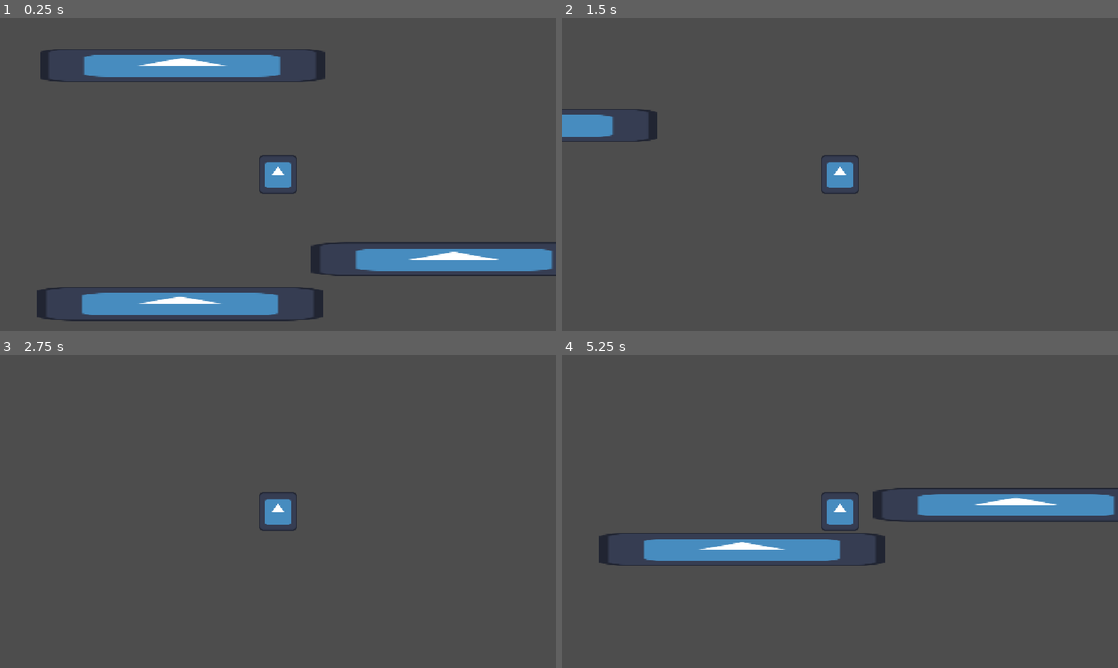
Above: before the commit, frames 1-4 (two rows, left to right).
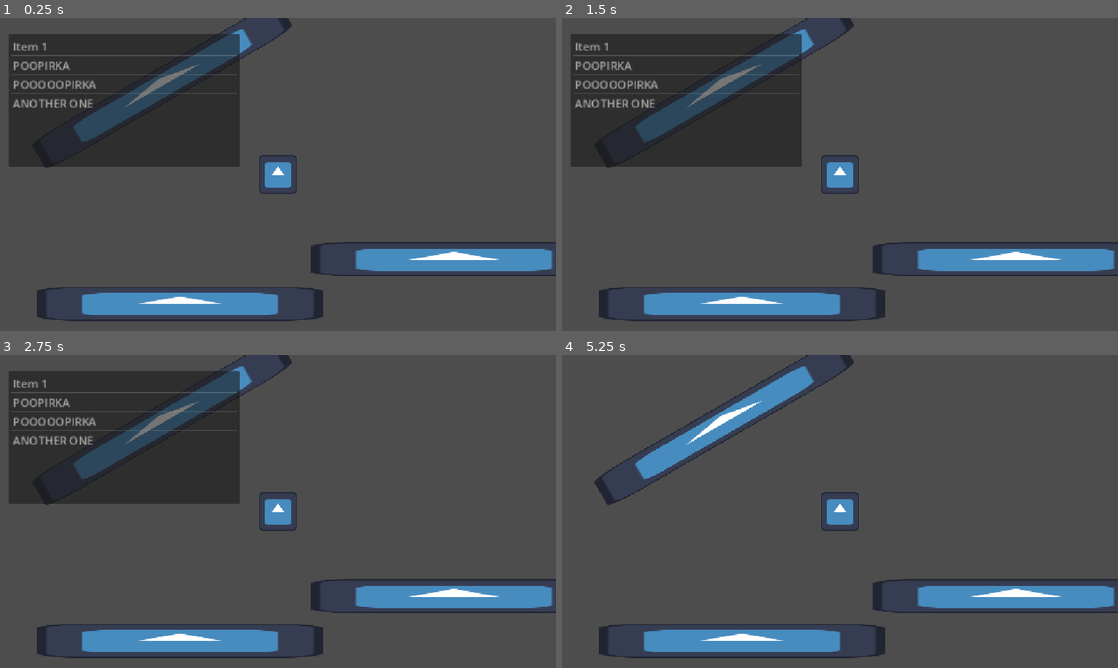
Above: after the commit, the same moments.

Repository: KosSashaHelloWorld/hello-world-4
Game: Godot game, scene res://labirinth.tscn
Same seed, same stepped clock (60 frames per second), same inputs: the game is played once before the commit and once after it. The engine's default icon, where the game draws it, is replaced by a stand-in: a white triangle on a blue panel in a dark square.
Inputs:
- Up to frame 1 (0.25 s): no input
- Up to frame 2 (1.5 s): tap Enter at 0.5 s; hold Right (ui_right) 0.53-1.28 s; hold Down (ui_down) from 1.28 s (still down)
- Up to frame 3 (2.75 s): tap Space at 2 s; release Down (ui_down) at 2.03 s; hold Right (ui_right) from 2.03 s (still down)
- Up to frame 4 (5.25 s): tap Enter at 2.75 s; release Right (ui_right) at 2.78 s; hold Up (ui_up) 2.78-3.53 s; tap Space at 3.5 s; hold Left (ui_left) 3.53-5.03 s; tap E (toggle_inventory, bound only after the commit) at 4.15 s; hold Down (ui_down) from 5.03 s (still down)

The runs differ from the first frame. In frame 1, 18% of the frame differs, in the area x 1-59%, y 0-48%; in frame 2, 23%; in frame 3, 23%, in the area x 1-100%, y 0-97%; in frame 4, 16%.

Commit message:
Added inventory buttons

Diff:
--- /dev/null
+++ b/Inventory.tscn
@@ -0,0 +1,22 @@
+[gd_scene format=3 uid="uid://by1n77jukhyq8"]
+
+[ext_resource type="Script" uid="uid://xr6vaoj5cmt" path="res://inventory.gd" id="1_3n7vm"]
+
+[node name="Inventory" type="Control" unique_id=1059167550]
+layout_mode = 3
+anchors_preset = 15
+anchor_right = 1.0
+anchor_bottom = 1.0
+grow_horizontal = 2
+grow_vertical = 2
+script = ExtResource("1_3n7vm")
+
+[node name="ItemList" type="ItemList" parent="." unique_id=1978168034]
+layout_mode = 0
+offset_right = 330.0
+offset_bottom = 190.0
+item_count = 4
+item_0/text = "Item 1"
+item_1/text = "POOPIRKA"
+item_2/text = "POOOOOPIRKA"
+item_3/text = "ANOTHER ONE"
--- a/Player.tscn
+++ b/Player.tscn
@@ -2,11 +2,22 @@
 
 [ext_resource type="Script" uid="uid://ljy8vj30dfd7" path="res://player.gd" id="1_kpjcp"]
 [ext_resource type="Texture2D" uid="uid://bkpdokokb6fwu" path="res://icon.svg" id="1_xhfnw"]
+[ext_resource type="PackedScene" uid="uid://by1n77jukhyq8" path="res://Inventory.tscn" id="3_kne1u"]
 
 [sub_resource type="CircleShape2D" id="CircleShape2D_lgns8"]
 
 [node name="Player" type="CharacterBody2D" unique_id=1984058840]
 script = ExtResource("1_kpjcp")
+
+[node name="Inventory" parent="." unique_id=1059167550 instance=ExtResource("3_kne1u")]
+offset_left = -121.0
+offset_top = -63.000008
+offset_right = -121.0
+offset_bottom = -63.000008
+scale = Vector2(0.315, 0.315)
+
+[node name="Camera2D" type="Camera2D" parent="." unique_id=2072007689]
+zoom = Vector2(4.615, 4.615)
 
 [node name="Sprite2D" type="Sprite2D" parent="." unique_id=763363657]
 scale = Vector2(0.135, 0.135)
@@ -14,6 +25,3 @@
 
 [node name="CollisionShape2D" type="CollisionShape2D" parent="." unique_id=1187012432]
 shape = SubResource("CircleShape2D_lgns8")
-
-[node name="Camera2D" type="Camera2D" parent="." unique_id=2072007689]
-zoom = Vector2(4.615, 4.615)
--- /dev/null
+++ b/inventory.gd
@@ -0,0 +1,22 @@
+extends Control
+
+
+# Called when the node enters the scene tree for the first time.
+func _ready() -> void:
+	pass # Replace with function body.
+
+@onready var inventory = $ItemList
+
+func _process(delta):
+	if Input.is_action_just_pressed("toggle_inventory"):
+		inventory.visible = not inventory.visible
+	if Input.is_action_just_pressed("inventory_down"):
+		if not inventory.is_anything_selected():
+			inventory.select(0)
+		else:
+			inventory.select(inventory.get_selected_items()[0] + 1)
+	if Input.is_action_just_pressed("inventory_up"):
+		if not inventory.is_anything_selected():
+			inventory.select(0)
+		else:
+			inventory.select(inventory.get_selected_items()[0] - 1)
--- a/labirinth.tscn
+++ b/labirinth.tscn
@@ -4,8 +4,6 @@
 [ext_resource type="PackedScene" uid="uid://chdrmat84560b" path="res://DebugPlarform.tscn" id="2_wt3ke"]
 
 [node name="Node2D" type="Node2D" unique_id=177218335]
-
-[node name="Player" parent="." unique_id=1984058840 instance=ExtResource("1_t3680")]
 
 [node name="DebugPlarform" parent="." unique_id=1508713613 instance=ExtResource("2_wt3ke")]
 position = Vector2(-44, 58)
@@ -14,4 +12,7 @@
 position = Vector2(79, 38)
 
 [node name="DebugPlarform3" parent="." unique_id=761756853 instance=ExtResource("2_wt3ke")]
-position = Vector2(-43, -49)
+position = Vector2(-52, -40)
+rotation = -0.5235988
+
+[node name="Player" parent="." unique_id=1984058840 instance=ExtResource("1_t3680")]
--- a/player.gd
+++ b/player.gd
@@ -2,11 +2,10 @@
 
 
 const SPEED = 300.0
-const JUMP_VELOCITY = -400.0
 
 
 func _physics_process(delta: float) -> void:
-	var direction := Input.get_vector("ui_left", "ui_right", "ui_up", "ui_down")
+	var direction := Input.get_vector("move_left", "move_right", "move_up", "move_down")
 	if direction:
 		velocity = direction * SPEED
 	else:
--- a/project.godot
+++ b/project.godot
@@ -20,6 +20,83 @@
 window/stretch/mode="canvas_items"
 window/stretch/aspect="expand"
 
+[input]
+
+ui_left={
+"deadzone": 0.5,
+"events": [Object(InputEventKey,"resource_local_to_scene":false,"resource_name":"","device":16,"window_id":0,"alt_pressed":false,"shift_pressed":false,"ctrl_pressed":false,"meta_pressed":false,"pressed":false,"keycode":4194319,"physical_keycode":0,"key_label":0,"unicode":0,"location":0,"echo":false,"script":null)
+, Object(InputEventJoypadMotion,"resource_local_to_scene":false,"resource_name":"","device":-1,"axis":0,"axis_value":-1.0,"script":null)
+]
+}
+ui_right={
+"deadzone": 0.5,
+"events": [Object(InputEventKey,"resource_local_to_scene":false,"resource_name":"","device":16,"window_id":0,"alt_pressed":false,"shift_pressed":false,"ctrl_pressed":false,"meta_pressed":false,"pressed":false,"keycode":4194321,"physical_keycode":0,"key_label":0,"unicode":0,"location":0,"echo":false,"script":null)
+, Object(InputEventJoypadMotion,"resource_local_to_scene":false,"resource_name":"","device":-1,"axis":0,"axis_value":1.0,"script":null)
+]
+}
+ui_up={
+"deadzone": 0.5,
+"events": [Object(InputEventKey,"resource_local_to_scene":false,"resource_name":"","device":16,"window_id":0,"alt_pressed":false,"shift_pressed":false,"ctrl_pressed":false,"meta_pressed":false,"pressed":false,"keycode":4194320,"physical_keycode":0,"key_label":0,"unicode":0,"location":0,"echo":false,"script":null)
+, Object(InputEventJoypadMotion,"resource_local_to_scene":false,"resource_name":"","device":-1,"axis":1,"axis_value":-1.0,"script":null)
+]
+}
+ui_down={
+"deadzone": 0.5,
+"events": [Object(InputEventKey,"resource_local_to_scene":false,"resource_name":"","device":16,"window_id":0,"alt_pressed":false,"shift_pressed":false,"ctrl_pressed":false,"meta_pressed":false,"pressed":false,"keycode":4194322,"physical_keycode":0,"key_label":0,"unicode":0,"location":0,"echo":false,"script":null)
+, Object(InputEventJoypadMotion,"resource_local_to_scene":false,"resource_name":"","device":-1,"axis":1,"axis_value":1.0,"script":null)
+]
+}
+toggle_inventory={
+"deadzone": 0.2,
+"events": [Object(InputEventKey,"resource_local_to_scene":false,"resource_name":"","device":-1,"window_id":0,"alt_pressed":false,"shift_pressed":false,"ctrl_pressed":false,"meta_pressed":false,"pressed":false,"keycode":0,"physical_keycode":69,"key_label":0,"unicode":101,"location":0,"echo":false,"script":null)
+, Object(InputEventJoypadButton,"resource_local_to_scene":false,"resource_name":"","device":-1,"button_index":4,"pressure":0.0,"pressed":true,"script":null)
+]
+}
+move_left={
+"deadzone": 0.2,
+"events": [Object(InputEventKey,"resource_local_to_scene":false,"resource_name":"","device":-1,"window_id":0,"alt_pressed":false,"shift_pressed":false,"ctrl_pressed":false,"meta_pressed":false,"pressed":false,"keycode":0,"physical_keycode":65,"key_label":0,"unicode":97,"location":0,"echo":false,"script":null)
+, Object(InputEventJoypadMotion,"resource_local_to_scene":false,"resource_name":"","device":-1,"axis":0,"axis_value":-1.0,"script":null)
+]
+}
+move_right={
+"deadzone": 0.2,
+"events": [Object(InputEventKey,"resource_local_to_scene":false,"resource_name":"","device":-1,"window_id":0,"alt_pressed":false,"shift_pressed":false,"ctrl_pressed":false,"meta_pressed":false,"pressed":false,"keycode":0,"physical_keycode":68,"key_label":0,"unicode":100,"location":0,"echo":false,"script":null)
+, Object(InputEventJoypadMotion,"resource_local_to_scene":false,"resource_name":"","device":-1,"axis":0,"axis_value":1.0,"script":null)
+]
+}
+move_up={
+"deadzone": 0.2,
+"events": [Object(InputEventKey,"resource_local_to_scene":false,"resource_name":"","device":-1,"window_id":0,"alt_pressed":false,"shift_pressed":false,"ctrl_pressed":false,"meta_pressed":false,"pressed":false,"keycode":0,"physical_keycode":87,"key_label":0,"unicode":119,"location":0,"echo":false,"script":null)
+, Object(InputEventJoypadMotion,"resource_local_to_scene":false,"resource_name":"","device":-1,"axis":1,"axis_value":-1.0,"script":null)
+]
+}
+move_down={
+"deadzone": 0.2,
+"events": [Object(InputEventKey,"resource_local_to_scene":false,"resource_name":"","device":-1,"window_id":0,"alt_pressed":false,"shift_pressed":false,"ctrl_pressed":false,"meta_pressed":false,"pressed":false,"keycode":0,"physical_keycode":83,"key_label":0,"unicode":115,"location":0,"echo":false,"script":null)
+, Object(InputEventJoypadMotion,"resource_local_to_scene":false,"resource_name":"","device":-1,"axis":1,"axis_value":1.0,"script":null)
+]
+}
+inventory_up={
+"deadzone": 0.2,
+"events": [Object(InputEventJoypadButton,"resource_local_to_scene":false,"resource_name":"","device":-1,"button_index":11,"pressure":0.0,"pressed":true,"script":null)
+]
+}
+inventory_down={
+"deadzone": 0.2,
+"events": [Object(InputEventJoypadButton,"resource_local_to_scene":false,"resource_name":"","device":-1,"button_index":12,"pressure":0.0,"pressed":true,"script":null)
+]
+}
+inventory_left={
+"deadzone": 0.2,
+"events": [Object(InputEventJoypadButton,"resource_local_to_scene":false,"resource_name":"","device":-1,"button_index":13,"pressure":0.0,"pressed":true,"script":null)
+]
+}
+inventory_right={
+"deadzone": 0.2,
+"events": [Object(InputEventJoypadButton,"resource_local_to_scene":false,"resource_name":"","device":-1,"button_index":14,"pressure":0.0,"pressed":true,"script":null)
+]
+}
+
 [physics]
 
 3d/physics_engine="Jolt Physics"
Not shown, added: inventory.gd.uid
